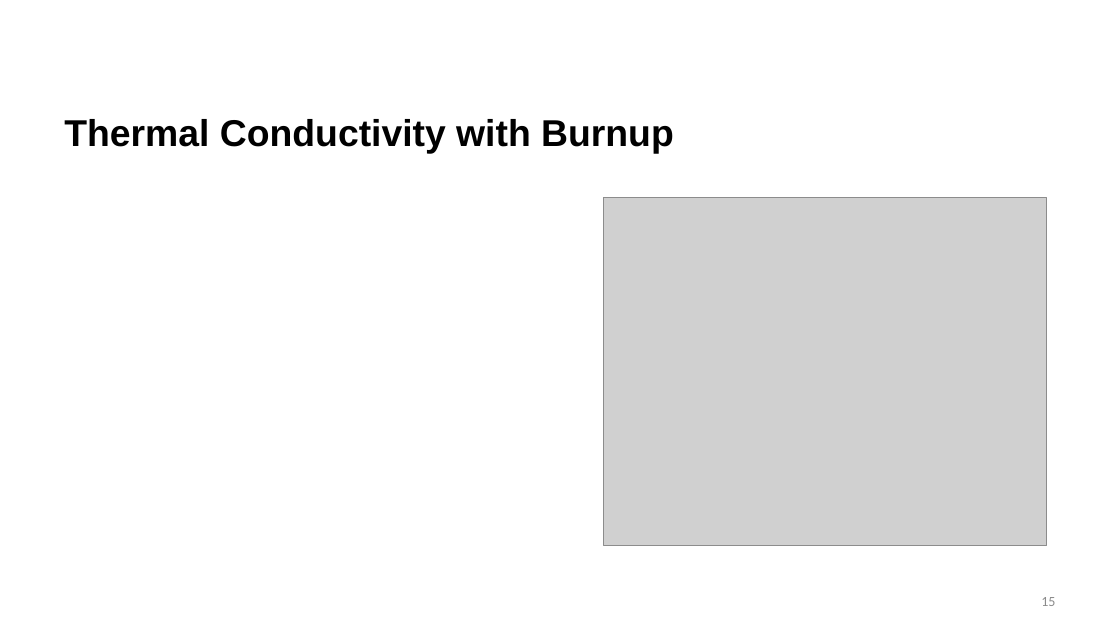
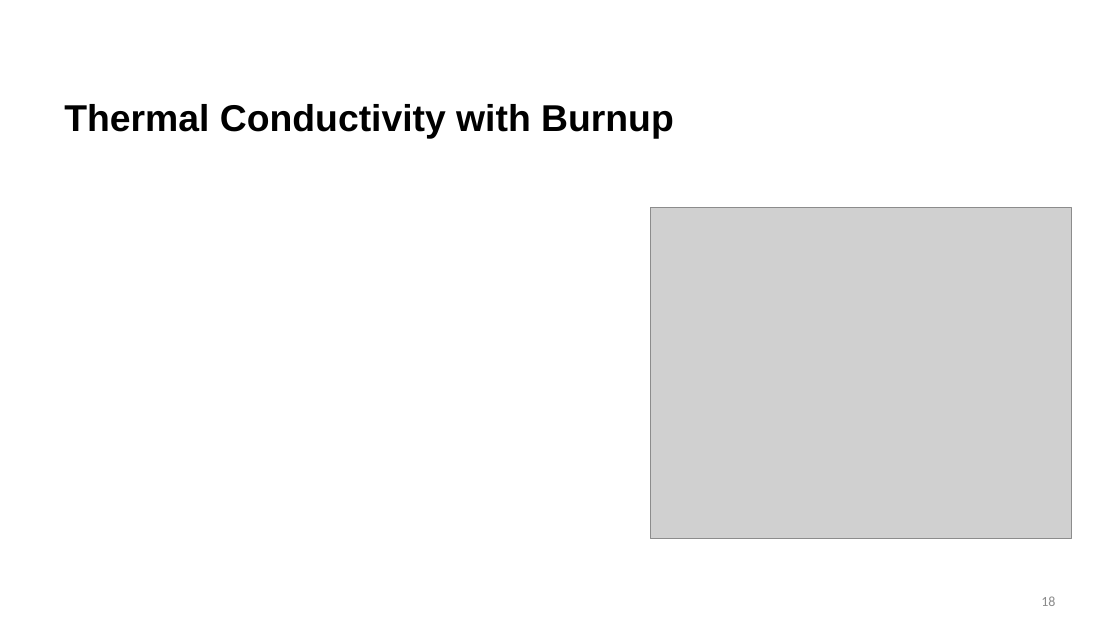
Before and after one commit to benbeeler/TEACHING, a slide deck: slide 18 of Nuclear_Fuel_Performance/NE533_Spring2026/Module1/Lec4_thermal_limits_kth_numerics.pptx (slide 15 before the commit). Drawn at 1120x630 pixels with LibreOffice and Linux fonts; fonts in the diff are those of the drawing; grey boxes stand for pictures; background and template pictures are left out. Boxes give left, top, right and bottom in pixels: in the first picture for what was removed or moved away, otherwise in the second. Text is boxed around its words. In the diff, an @@ line names an element or a change of style, - is before the commit and + after.

```diff
--- a/Nuclear_Fuel_Performance/NE533_Spring2026/Module1/Lec4_thermal_limits_kth_numerics.pptx
+++ b/Nuclear_Fuel_Performance/NE533_Spring2026/Module1/Lec4_thermal_limits_kth_numerics.pptx
@@ title "Thermal Conductivity with Burnup": place and size @@
-title "Thermal Conductivity with Burnup" at (64, 119, 674, 154)
+title "Thermal Conductivity with Burnup" at (64, 104, 674, 138)
@@ picture: place and size @@
-picture at (604, 197, 1047, 545)
+picture at (650, 208, 1071, 539)
@@ page number at (1041, 596, 1055, 606): text changed @@
-15
+18
```
Also in this commit, not shown: 23 other slides changed, 4 slides added, 13 slides removed, 4 other files.
